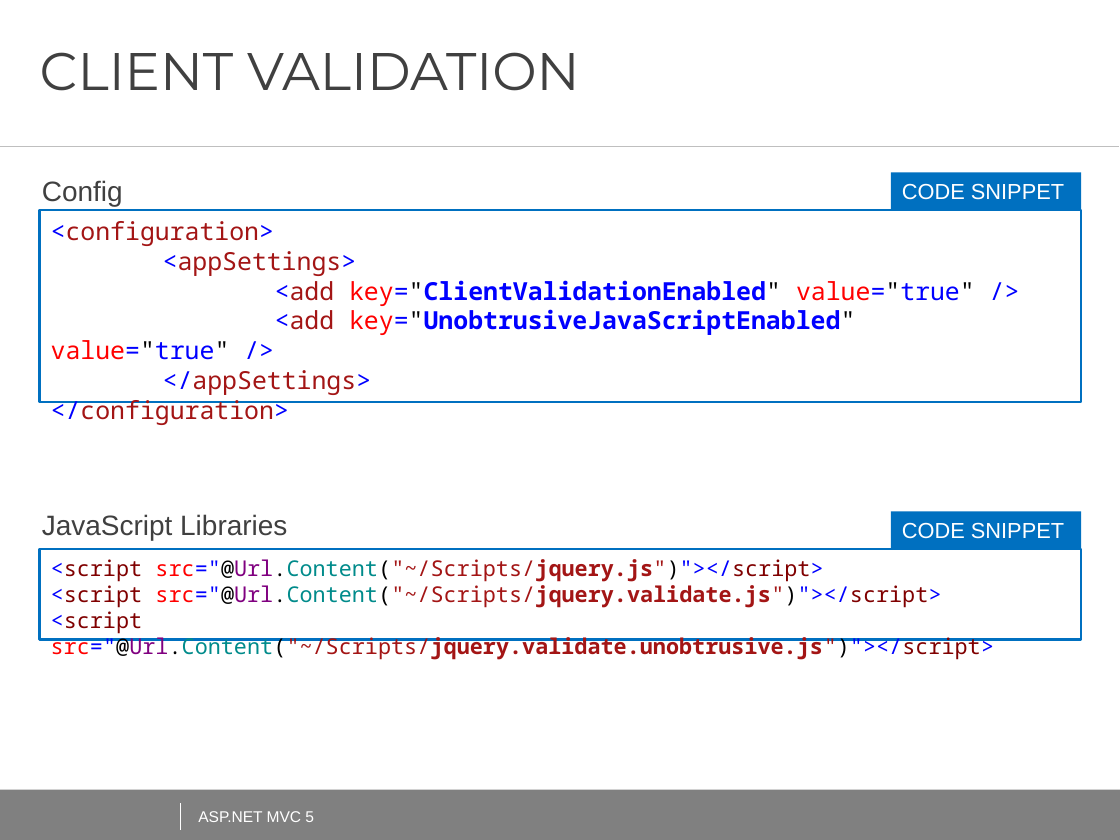
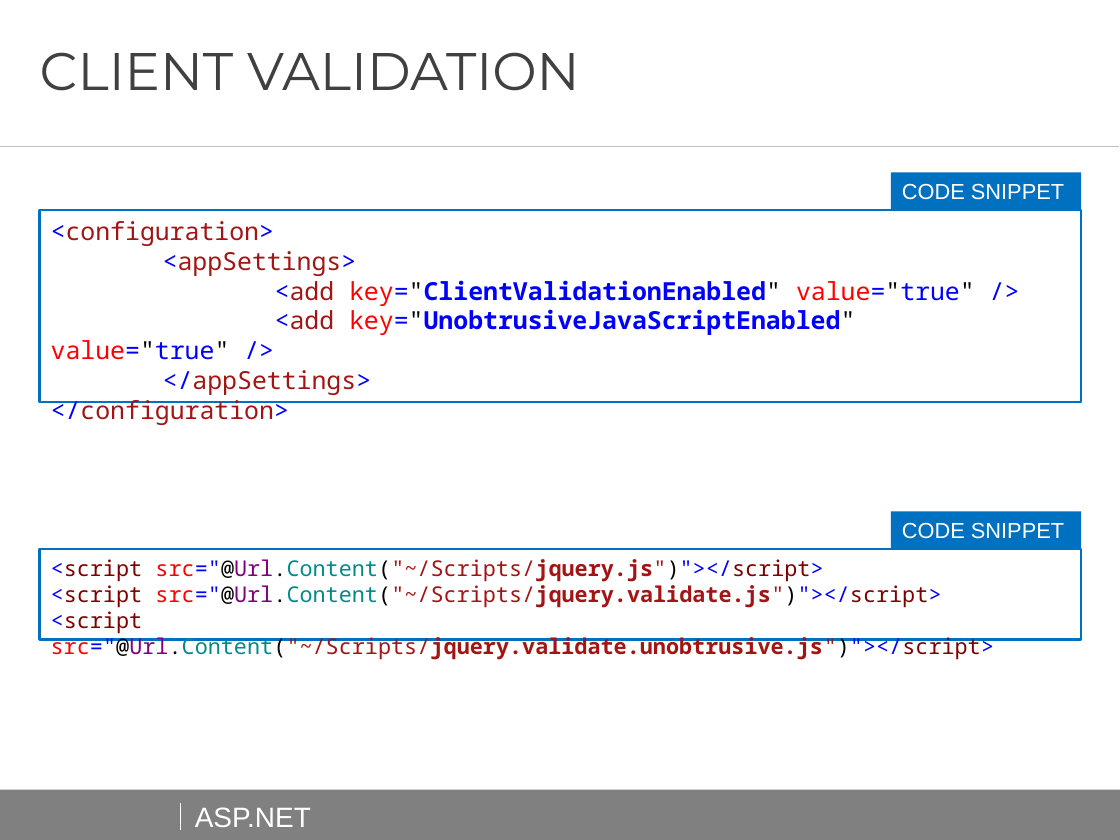
Before and after one commit to AndreiShenets/ASP.NET-Lectures, a slide deck: slide 70 of docs/ASP.NET - iTechArt 2018.pptx. Drawn at 1120x840 pixels with LibreOffice and Linux fonts; fonts in the diff are those of the drawing; background and template pictures are left out. Boxes give left, top, right and bottom in pixels: in the first picture for what was removed or moved away, otherwise in the second. Text is boxed around its words. In the diff, an @@ line names an element or a change of style, - is before the commit and + after.

```diff
--- a/docs/ASP.NET - iTechArt 2018.pptx
+++ b/docs/ASP.NET - iTechArt 2018.pptx
@@ text removed at [42, 180, 123, 206] @@
-Config
@@ text removed at [42, 514, 287, 540] @@
-JavaScript Libraries
@@ text added at [195, 807, 311, 827], 18 pt, text #FFFFFF @@
+ASP.NET
@@ text removed at [198, 811, 314, 822] @@
-ASP.NET MVC 5
```
Also in this commit, not shown: 80 other slides changed, 2 other files.
